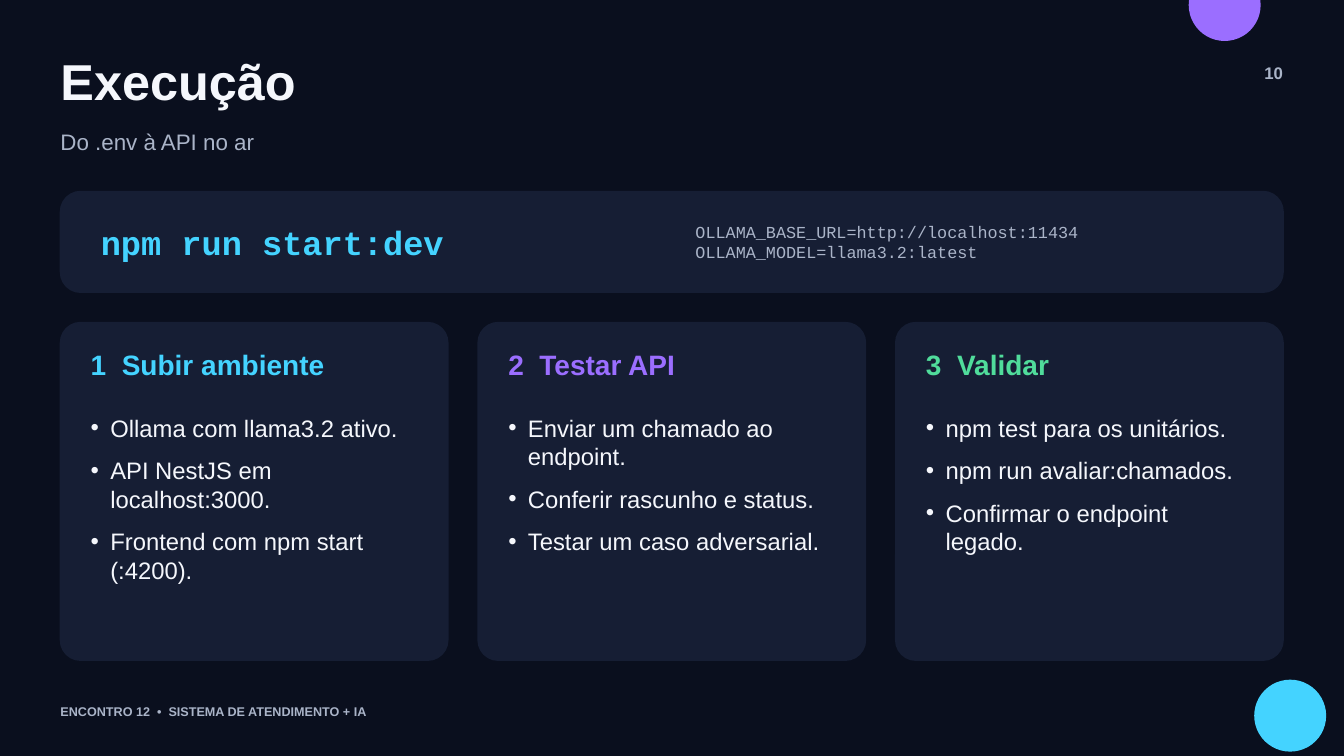
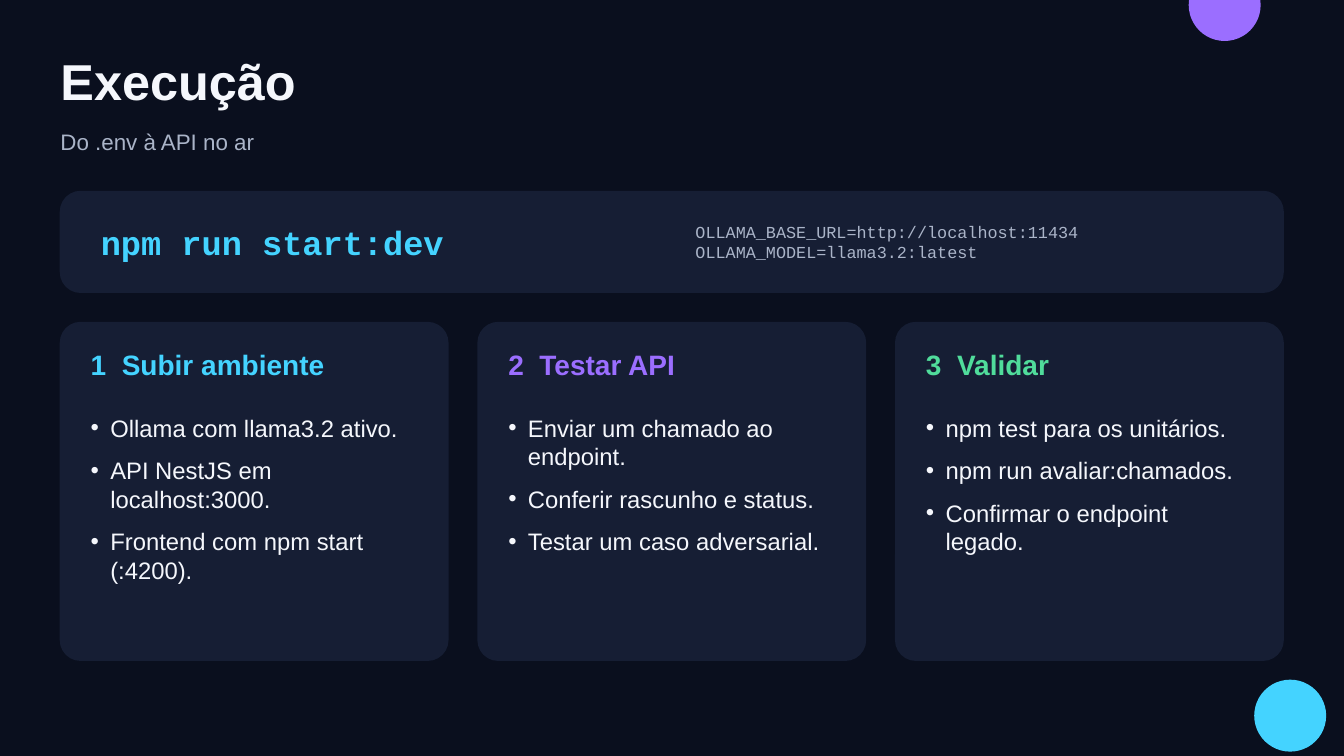
Before and after one commit to kaue0000/sugestoes-ollama-ia, a slide deck: slide 11 of slide_apresentacao_encontro_12_feature03.pptx (slide 10 before the commit). Drawn at 1344x756 pixels with LibreOffice and Linux fonts; fonts in the diff are those of the drawing. Boxes give left, top, right and bottom in pixels: in the first picture for what was removed or moved away, otherwise in the second. Text is boxed around its words. In the diff, an @@ line names an element or a change of style, - is before the commit and + after.

```diff
--- a/slide_apresentacao_encontro_12_feature03.pptx
+++ b/slide_apresentacao_encontro_12_feature03.pptx
@@ text removed at box(1264, 67, 1283, 79) @@
-10
@@ text removed at box(60, 707, 367, 716) @@
-ENCONTRO 12 • SISTEMA DE ATENDIMENTO + IA
```
Also in this commit, not shown: 11 other slides changed, 12 slides added, 2 slides removed.
